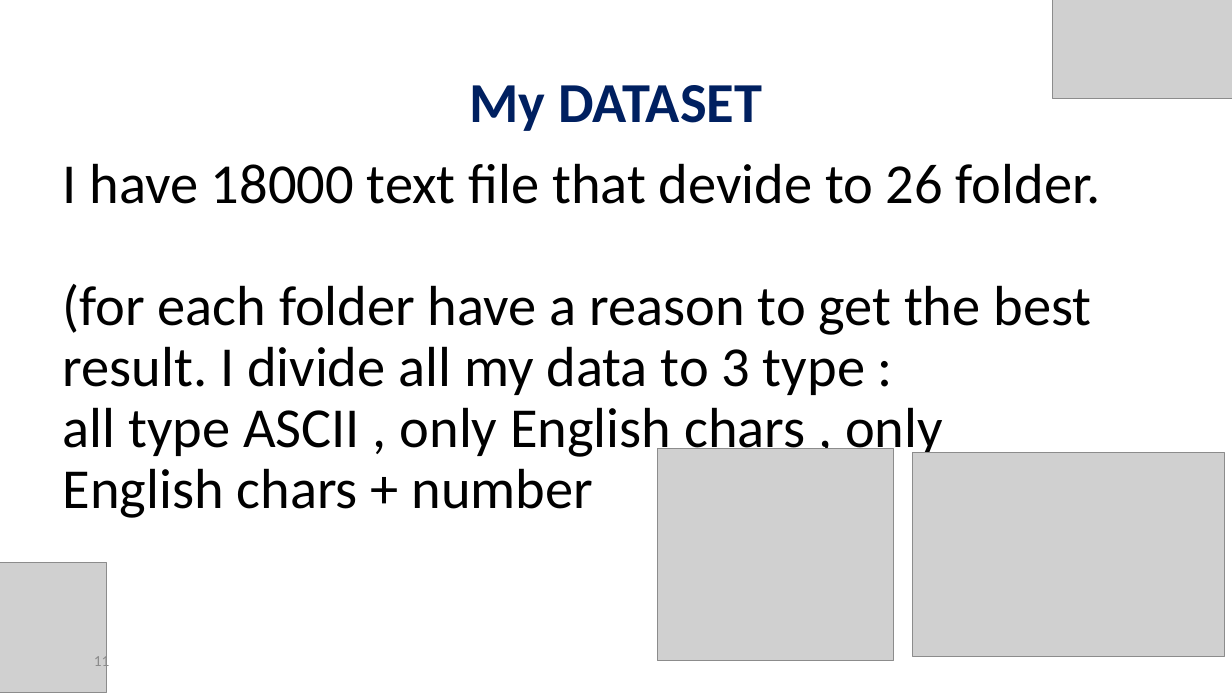
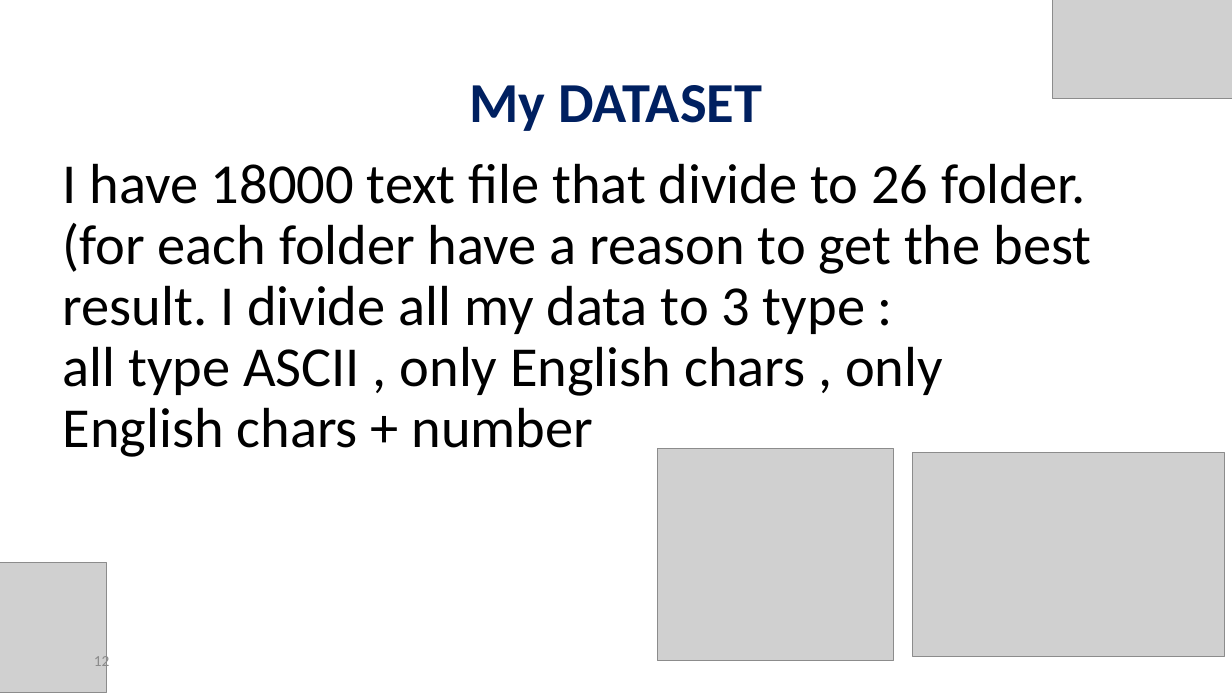
Before and after one commit to orelrahum/Ransomware_Code, a slide deck: slide 12 of Presentation.pptx (slide 11 before the commit). Drawn at 1232x693 pixels with LibreOffice and Linux fonts; fonts in the diff are those of the drawing; grey boxes stand for pictures. Boxes give left, top, right and bottom in pixels: in the first picture for what was removed or moved away, otherwise in the second. Text is boxed around its words. In the diff, an @@ line names an element or a change of style, - is before the commit and + after.

```diff
--- a/Presentation.pptx
+++ b/Presentation.pptx
@@ text at [62, 163, 1091, 457]: text changed @@
-I have 18000 text file that devide to 26 folder.
-(for each folder have a reason to get the best result. I divide all my data to 3 type :
-all type ASCII , only English chars , only English chars + number
+I have 18000 text file that divide to 26 folder.
+(for each folder have a reason to get the best result. I divide all my data to 3 type :
+all type ASCII , only English chars , only English chars + number
@@ page number at [94, 653, 110, 671]: text changed @@
-11
+12
```
Also in this commit, not shown: 8 other slides changed, 7 slides added, 1 slide removed, 50 other files.
